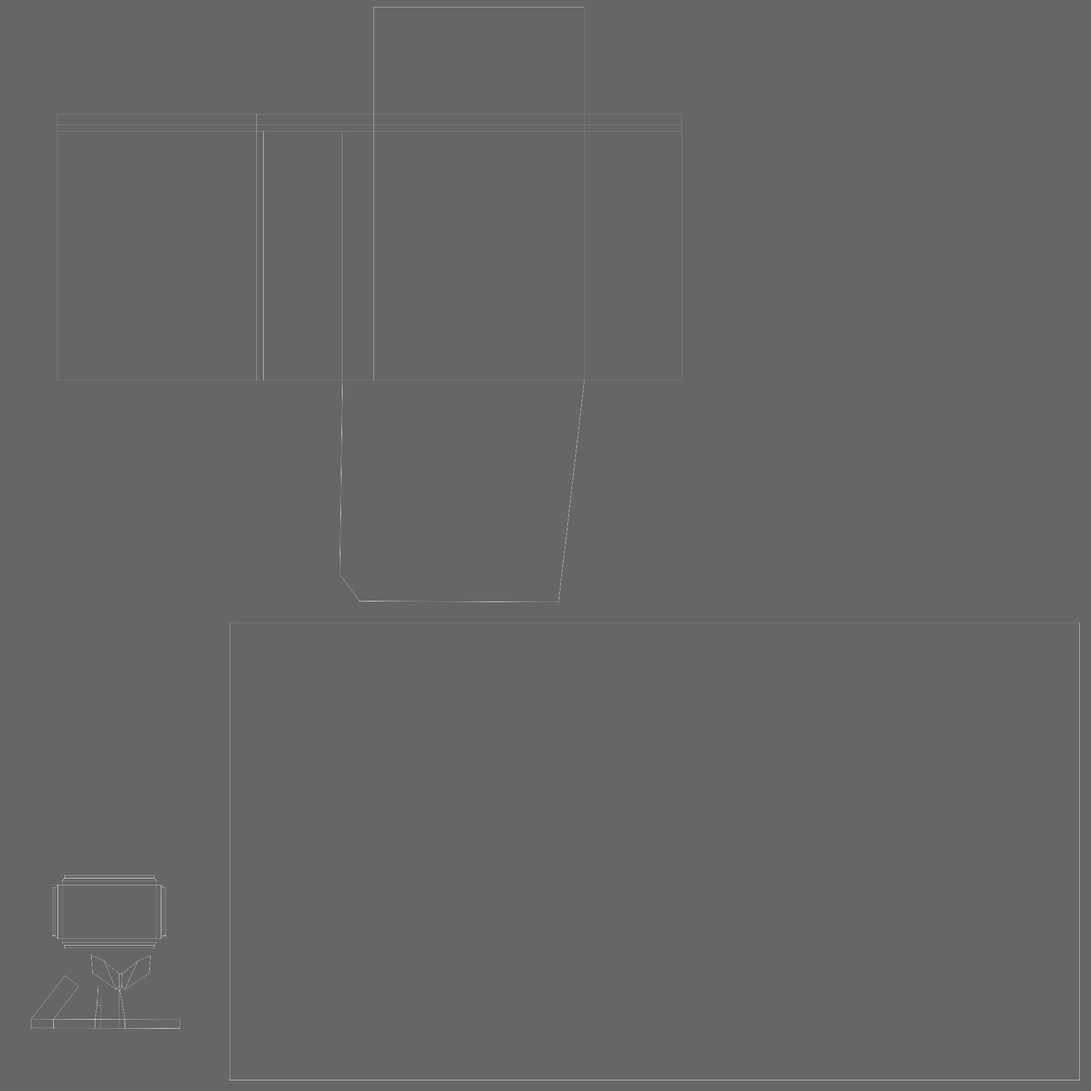
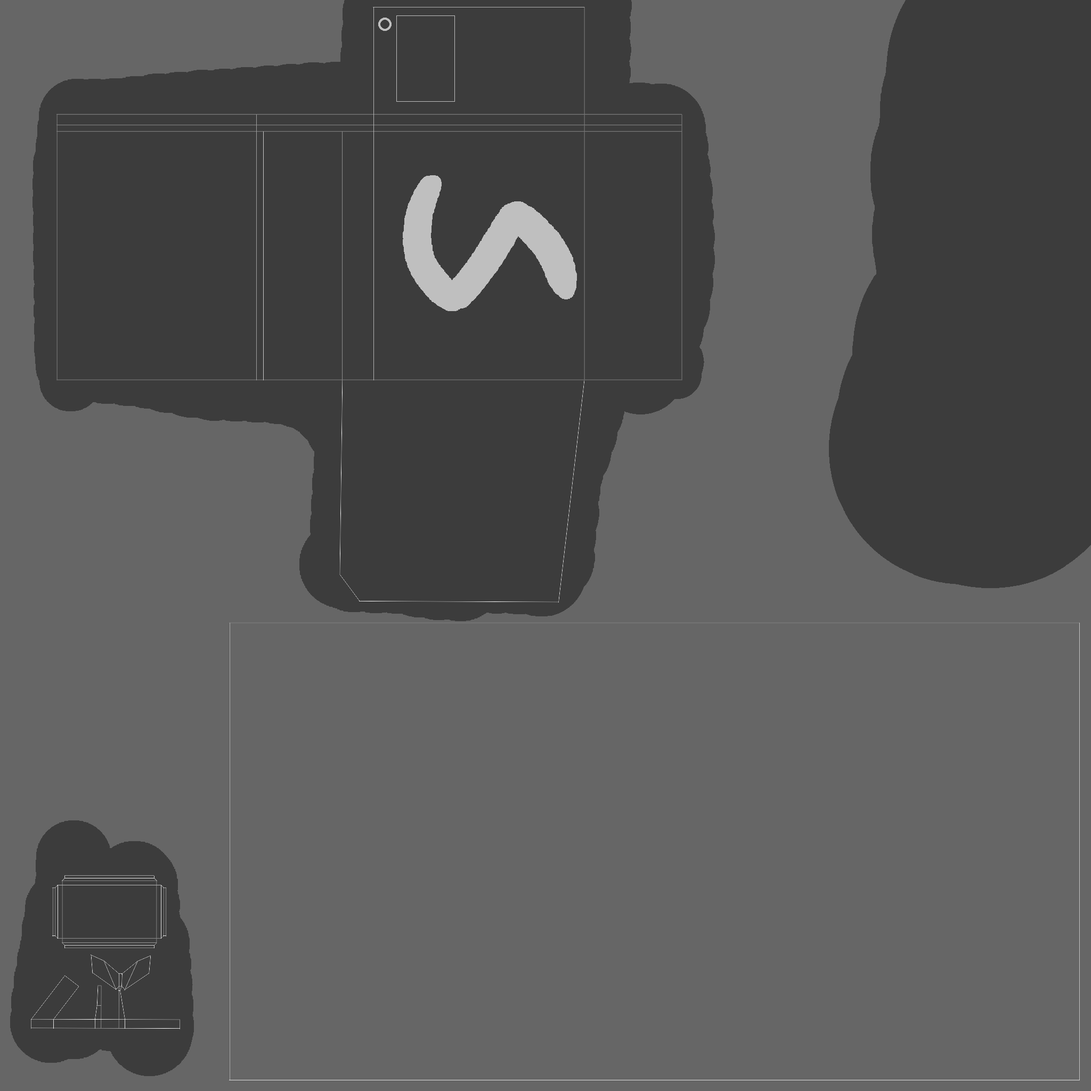
Comparing the layer stacks of the two 1091 × 1091 images. Changes:
added layer "Layer 2" above "Layer 1" over [10, 0, 1091, 1077]
